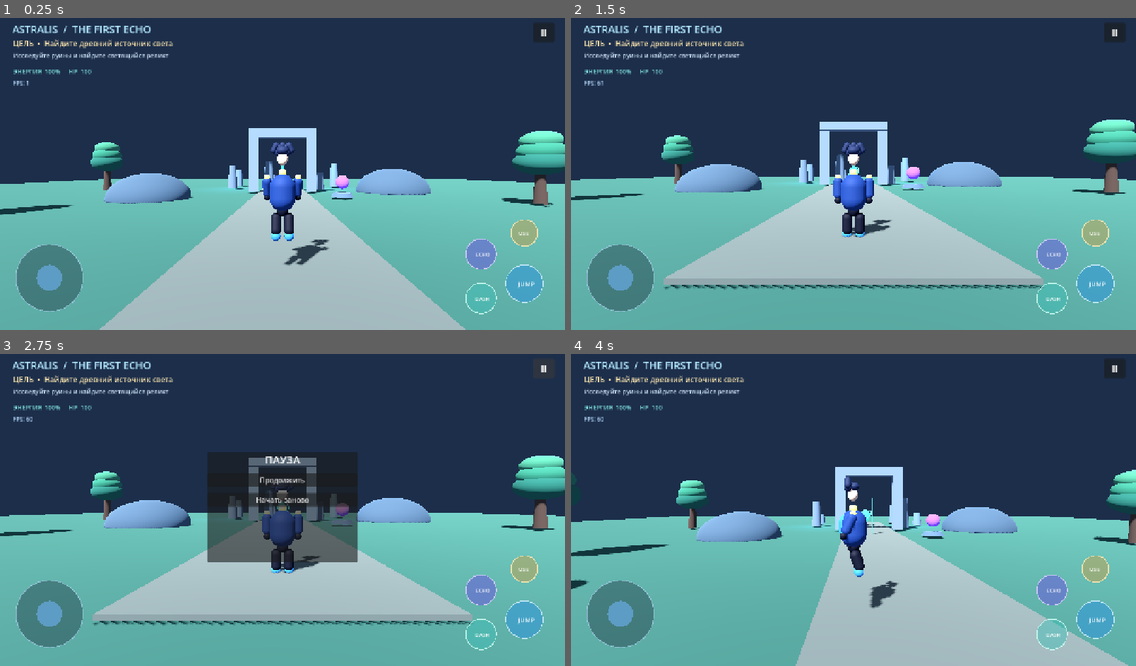
Above: before the commit, frames 1-4 (two rows, left to right).
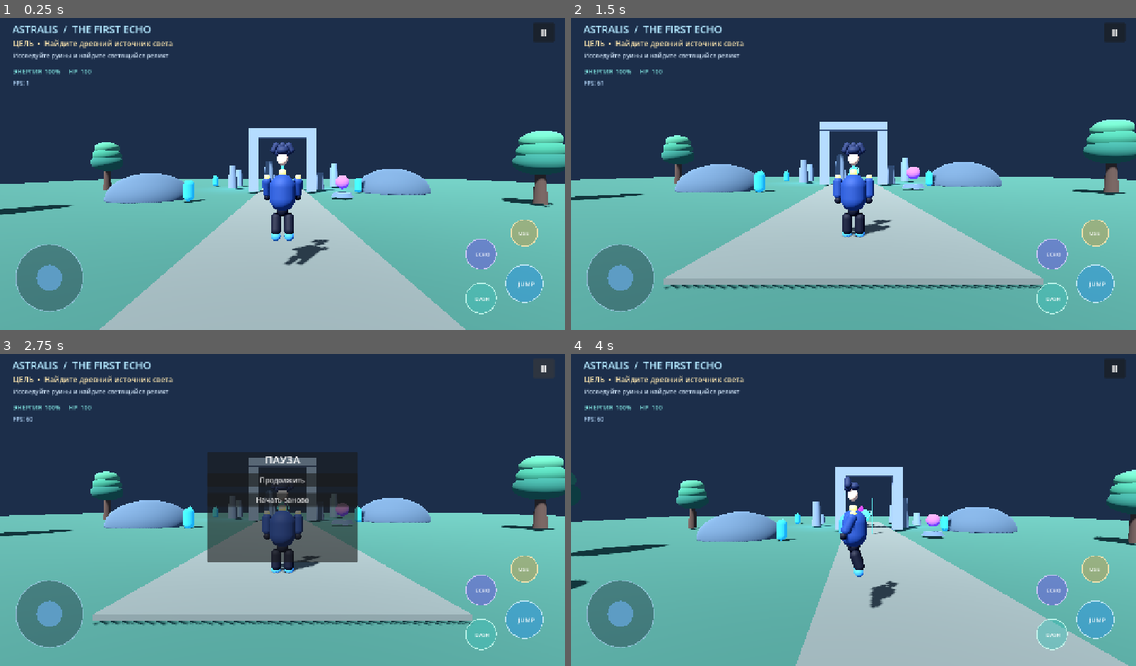
Above: after the commit, the same moments.

Repository: Phantom220-hub/ASTRALIS-RPG
Game: Godot game, scene res://scenes/main/Main.tscn
Two runs of this game, one before a commit and one after it. Both use one fixed random seed, a clock stepped at 60 frames per second and the inputs below.
Inputs (mouse positions are in pixels of both pictures, inside the frame that each line leads up to):
- Up to frame 1 (0.25 s): no input
- Up to frame 2 (1.5 s): tap Enter (ui_accept) at 0.5 s; drag from (853, 170) to (910, 102) at 0.52 s; drag from (1023, 217) to (825, 233) at 1.27 s
- Up to frame 3 (2.75 s): click "Ⅱ" at 2 s
- Up to frame 4 (4 s): click "Начать заново" at 2.75 s; tap Enter (ui_accept) at 3.5 s; move the mouse to (684, 460) at 3.52 s; hold A (move_left) from 3.53 s (still down); tap E (interact) at 3.6 s

The runs differ from the first frame. In frame 1, 0.3% of the frame differs, in the area x 32-65%, y 50-60%; in frame 2, 0.2%; in frame 3, 0.2%; in frame 4, 0.3%, in the area x 36-68%, y 48-61%.

Commit message:
Place combat encounters and first boss in region

Diff:
--- a/scripts/world/world_bootstrap.gd
+++ b/scripts/world/world_bootstrap.gd
@@ -4,6 +4,7 @@
 const RELIC_SCRIPT := preload("res://scripts/world/ancient_relic.gd")
 const DUMMY_SCRIPT := preload("res://scripts/world/waypoint_dummy.gd")
 const HUD_SCRIPT := preload("res://scripts/ui/game_hud.gd")
+const ENCOUNTER_SCRIPT := preload("res://scripts/combat/encounter_director.gd")
 
 var _hud: Control
 var _relic: Area3D
@@ -13,6 +14,10 @@
 	var player := PLAYER_SCENE.instantiate()
 	player.position = Vector3(0.0, 1.2, 7.0)
 	add_child(player)
+	var encounters := Node3D.new()
+	encounters.name = "EncounterDirector"
+	encounters.set_script(ENCOUNTER_SCRIPT)
+	add_child(encounters)
 	_create_hud(player)
 
 func _setup_sky_and_lighting() -> void:
